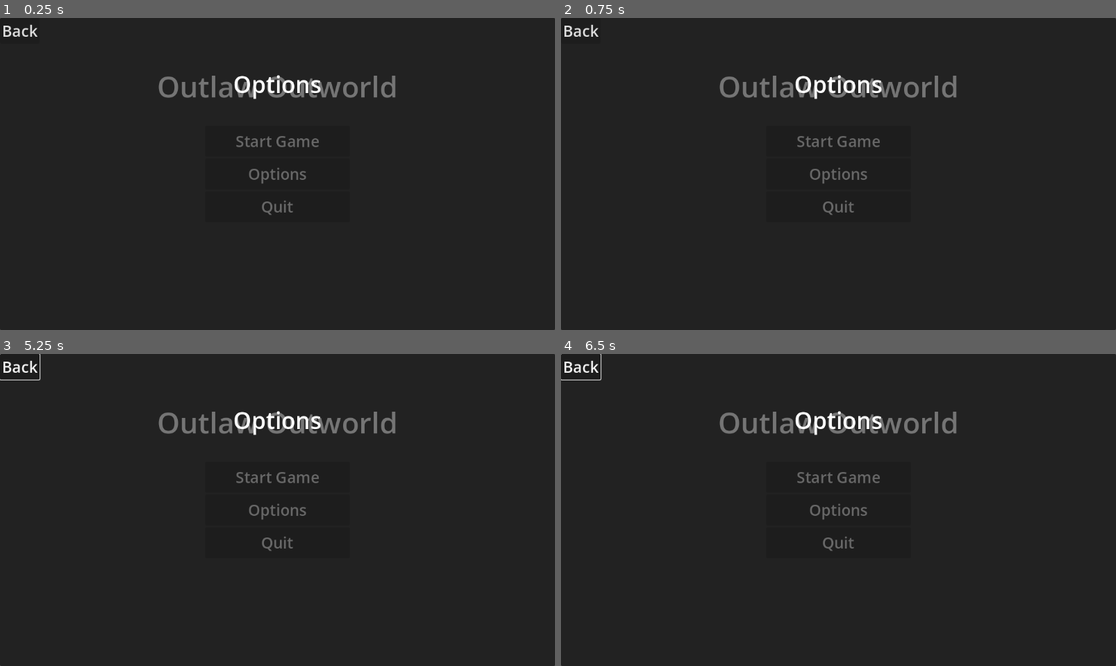
Above: before the commit, frames 1-4 (two rows, left to right).
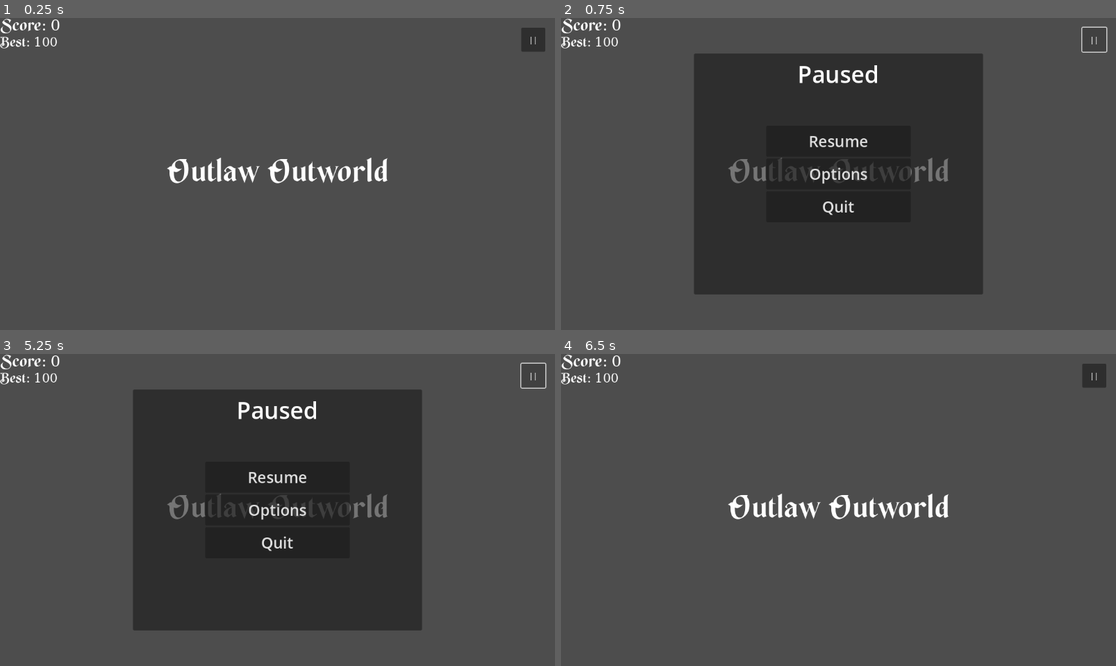
Above: after the commit, the same moments.

Repository: Sacrit38/outlaw-outworld
Game: Godot game, scene res://main_menu.tscn
Two runs of this game, one before a commit and one after it. Both use one fixed random seed, a clock stepped at 60 frames per second and the inputs below. The project has no main scene, so this scene is started directly.
Inputs (mouse positions are in pixels of both pictures, inside the frame that each line leads up to):
- Up to frame 1 (0.25 s): no input
- Up to frame 2 (0.75 s): click (1093, 39) at 0.5 s, where only the run after the commit has a clickable "||"
- Up to frame 3 (5.25 s): click (277, 478) at 1.25 s, where only the run after the commit has a clickable "Resume"; click (277, 510) at 2 s, where only the run before the commit has a clickable "Options"; click (22, 366) at 2.75 s, where only the run before the commit has a clickable "Back"; click (277, 478) at 3.5 s, where only the run before the commit has a clickable "Start Game"; click (277, 478) at 4.25 s, where only the run before the commit has a clickable "Start Game"; click (532, 375) at 5 s, where only the run after the commit has a clickable "||"
- Up to frame 4 (6.5 s): click (838, 478) at 5.75 s, where only the run after the commit has a clickable "Resume"

The runs differ from the first frame. In frame 1, 99% of the frame differs, in the area x 0-100%, y 0-100%; in frame 2, 63%; in frame 3, 63%; in frame 4, 99%.

Commit message:
feat: change main menu to HUDs

Diff:
--- a/main_menu.gd
+++ b/main_menu.gd
@@ -1,20 +1,16 @@
 extends Control
 
+@onready var pausePanel: Panel = $PausePanel
 
 # Called when the node enters the scene tree for the first time.
 func _ready() -> void:
+	pausePanel.visible = false
 	pass # Replace with function body.
 
 
 # Called every frame. 'delta' is the elapsed time since the previous frame.
 func _process(delta: float) -> void:
 	pass
-
-
-func _on_start_button_up() -> void:
-	get_tree().change_scene_to_file("res://temp_game_scene.tscn")
-	pass # Replace with function body.
-
 
 func _on_option_button_up() -> void:
 	print("Settings clicked")
@@ -24,3 +20,19 @@
 func _on_quit_button_up() -> void:
 	get_tree().quit()
 	pass # Replace with function body.
+
+func _on_back_button_up() -> void:
+	get_tree().quit()
+	pass # Replace with function body.
+
+
+func _on_pause_button_up() -> void:
+	pausePanel.visible = true
+	get_tree().paused = false
+	pass # Replace with function body.
+
+
+func _on_resume_button_up() -> void:
+	pausePanel.visible = false
+	get_tree().paused = true
+	pass # Replace with function body.
--- a/main_menu.tscn
+++ b/main_menu.tscn
@@ -1,8 +1,10 @@
-[gd_scene load_steps=2 format=3 uid="uid://bvcj1pn6ihuaj"]
+[gd_scene load_steps=3 format=3 uid="uid://bvcj1pn6ihuaj"]
 
 [ext_resource type="Script" uid="uid://c65gcqeynmiho" path="res://main_menu.gd" id="1_06t4h"]
+[ext_resource type="FontFile" uid="uid://cmtqfnanwlrx4" path="res://font/Varnyx-Regular.ttf" id="2_7vrkn"]
 
-[node name="Main_Menu" type="Control"]
+[node name="HUDs" type="Control"]
+process_mode = 3
 layout_mode = 3
 anchors_preset = 15
 anchor_right = 1.0
@@ -13,16 +15,55 @@
 size_flags_vertical = 3
 script = ExtResource("1_06t4h")
 
-[node name="Panel" type="Panel" parent="."]
+[node name="Title" type="Label" parent="."]
 layout_mode = 1
-anchors_preset = 15
-anchor_right = 1.0
-anchor_bottom = 1.0
+anchors_preset = 8
+anchor_left = 0.5
+anchor_top = 0.5
+anchor_right = 0.5
+anchor_bottom = 0.5
+offset_left = -249.5
+offset_top = -41.5
+offset_right = 249.5
+offset_bottom = 41.5
 grow_horizontal = 2
 grow_vertical = 2
-metadata/_edit_use_anchors_ = true
+theme_override_fonts/font = ExtResource("2_7vrkn")
+theme_override_font_sizes/font_size = 60
+text = "Outlaw Outworld"
+horizontal_alignment = 1
+vertical_alignment = 1
 
-[node name="VBoxContainer" type="VBoxContainer" parent="."]
+[node name="PausePanel" type="Panel" parent="."]
+layout_mode = 1
+anchors_preset = 8
+anchor_left = 0.5
+anchor_top = 0.5
+anchor_right = 0.5
+anchor_bottom = 0.5
+offset_left = -300.0
+offset_top = -250.0
+offset_right = 300.0
+offset_bottom = 250.0
+grow_horizontal = 2
+grow_vertical = 2
+
+[node name="PauseLabel" type="Label" parent="PausePanel"]
+layout_mode = 1
+anchors_preset = 5
+anchor_left = 0.5
+anchor_right = 0.5
+offset_left = -100.0
+offset_top = 5.0
+offset_right = 99.99939
+offset_bottom = 80.0
+grow_horizontal = 2
+theme_override_font_sizes/font_size = 48
+text = "Paused"
+horizontal_alignment = 1
+vertical_alignment = 1
+
+[node name="VBoxContainer" type="VBoxContainer" parent="PausePanel"]
 layout_mode = 1
 anchors_preset = 8
 anchor_left = 0.5
@@ -37,70 +78,54 @@
 grow_vertical = 2
 alignment = 1
 
-[node name="Start" type="Button" parent="VBoxContainer"]
+[node name="Resume" type="Button" parent="PausePanel/VBoxContainer"]
 layout_mode = 2
 size_flags_vertical = 3
 theme_override_font_sizes/font_size = 32
-text = "Start Game"
+text = "Resume"
 
-[node name="Option" type="Button" parent="VBoxContainer"]
+[node name="Option" type="Button" parent="PausePanel/VBoxContainer"]
 layout_mode = 2
 size_flags_vertical = 3
 theme_override_font_sizes/font_size = 32
 text = "Options"
 
-[node name="Quit" type="Button" parent="VBoxContainer"]
+[node name="Quit" type="Button" parent="PausePanel/VBoxContainer"]
 layout_mode = 2
 size_flags_vertical = 3
 theme_override_font_sizes/font_size = 32
 text = "Quit"
 
-[node name="Label" type="Label" parent="."]
+[node name="Pause" type="Button" parent="."]
 layout_mode = 1
-anchors_preset = 5
-anchor_left = 0.5
-anchor_right = 0.5
-offset_left = -100.0
-offset_top = 100.0
-offset_right = 99.99939
-offset_bottom = 175.0
-grow_horizontal = 2
-theme_override_font_sizes/font_size = 60
-text = "Outlaw Outworld"
-horizontal_alignment = 1
-vertical_alignment = 1
+anchors_preset = 1
+anchor_left = 1.0
+anchor_right = 1.0
+offset_left = -70.0
+offset_top = 20.0
+offset_right = -20.0
+offset_bottom = 70.0
+grow_horizontal = 0
+text = "||"
 
-[node name="OptionPanel" type="Panel" parent="."]
-layout_mode = 1
-anchors_preset = 15
-anchor_right = 1.0
-anchor_bottom = 1.0
-grow_horizontal = 2
-grow_vertical = 2
-metadata/_edit_use_anchors_ = true
+[node name="VBoxContainer" type="VBoxContainer" parent="."]
+layout_mode = 0
+offset_right = 40.0
+offset_bottom = 40.0
 
-[node name="OptionLabel" type="Label" parent="OptionPanel"]
-layout_mode = 1
-anchors_preset = 5
-anchor_left = 0.5
-anchor_right = 0.5
-offset_left = -100.0
-offset_top = 100.0
-offset_right = 99.99939
-offset_bottom = 175.0
-grow_horizontal = 2
-theme_override_font_sizes/font_size = 48
-text = "Options"
-horizontal_alignment = 1
-vertical_alignment = 1
+[node name="Score" type="Label" parent="VBoxContainer"]
+layout_mode = 2
+theme_override_fonts/font = ExtResource("2_7vrkn")
+theme_override_font_sizes/font_size = 32
+text = "Score: 0"
 
-[node name="OptionBack" type="Button" parent="OptionPanel"]
+[node name="BestScore" type="Label" parent="VBoxContainer"]
 layout_mode = 2
-size_flags_vertical = 3
-theme_override_font_sizes/font_size = 32
-text = "Back"
+theme_override_fonts/font = ExtResource("2_7vrkn")
+theme_override_font_sizes/font_size = 26
+text = "Best: 100"
 
-[connection signal="button_up" from="VBoxContainer/Start" to="." method="_on_start_button_up"]
-[connection signal="button_up" from="VBoxContainer/Option" to="." method="_on_option_button_up"]
-[connection signal="button_up" from="VBoxContainer/Quit" to="." method="_on_quit_button_up"]
-[connection signal="button_up" from="OptionPanel/OptionBack" to="." method="_on_back_option_button_up"]
+[connection signal="button_up" from="PausePanel/VBoxContainer/Resume" to="." method="_on_resume_button_up"]
+[connection signal="button_up" from="PausePanel/VBoxContainer/Option" to="." method="_on_option_button_up"]
+[connection signal="button_up" from="PausePanel/VBoxContainer/Quit" to="." method="_on_quit_button_up"]
+[connection signal="button_up" from="Pause" to="." method="_on_pause_button_up"]
Binary file added: Settings.jpg
Not shown, added: Settings.jpg.import
Binary file added: font/Varnyx-Regular.ttf
Not shown, added: font/Varnyx-Regular.ttf.import
